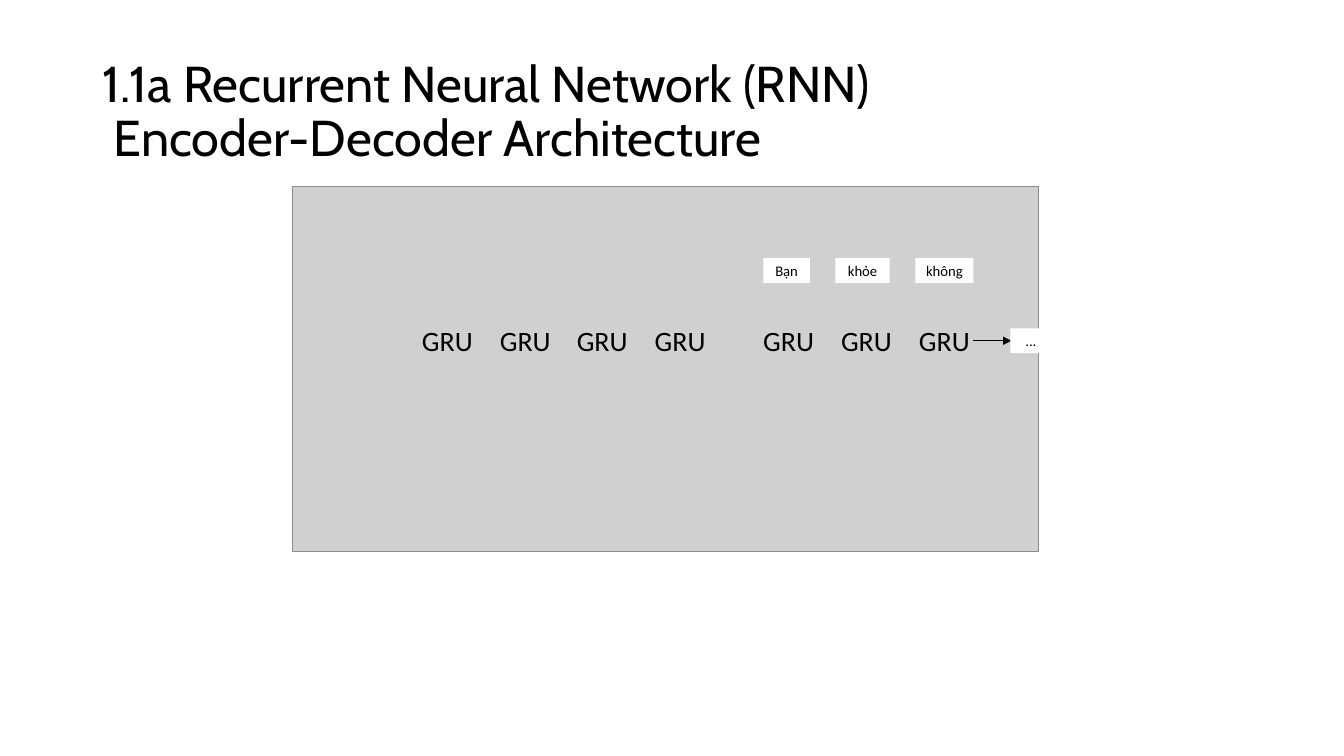
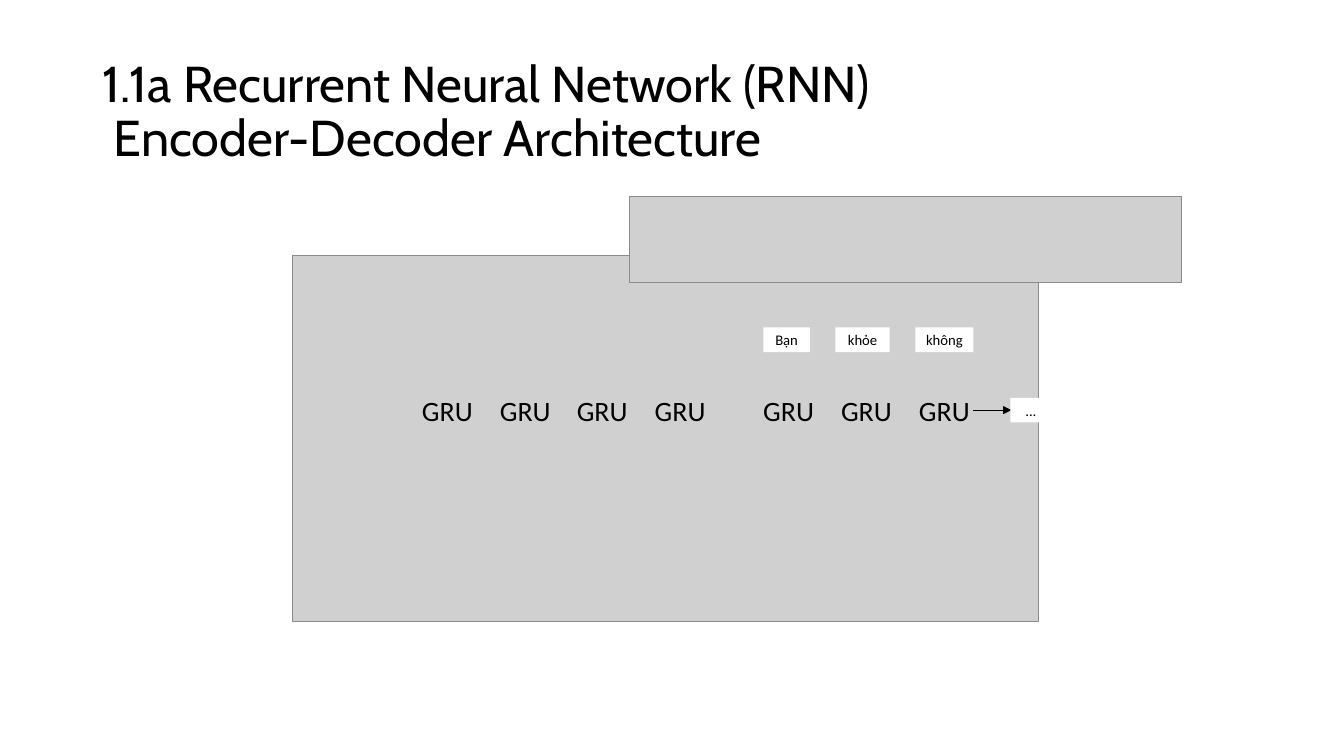
Before and after one commit to nguyenduyhanlam/PTXS-GTNN, a slide deck: slide 6 of encoder_decoder.pptx (slide 3 before the commit). Drawn at 1344x756 pixels with LibreOffice and Linux fonts; fonts in the diff are those of the drawing; grey boxes stand for pictures. Boxes give left, top, right and bottom in pixels: in the first picture for what was removed or moved away, otherwise in the second. Text is boxed around its words. In the diff, an @@ line names an element or a change of style, - is before the commit and + after.

```diff
--- a/encoder_decoder.pptx
+++ b/encoder_decoder.pptx
@@ picture added at <box>629,197,1182,282</box> @@
@@ 7 texts, 4 rectangles, 1 picture, 1 arrow: place and size @@
-7 texts, 4 rectangles, 1 picture, 1 arrow at <box>292,187,1052,552</box>
+7 texts, 4 rectangles, 1 picture, 1 arrow at <box>292,256,1052,621</box>
```
Also in this commit, not shown: 4 other slides changed, 3 slides added, 2 other files.
